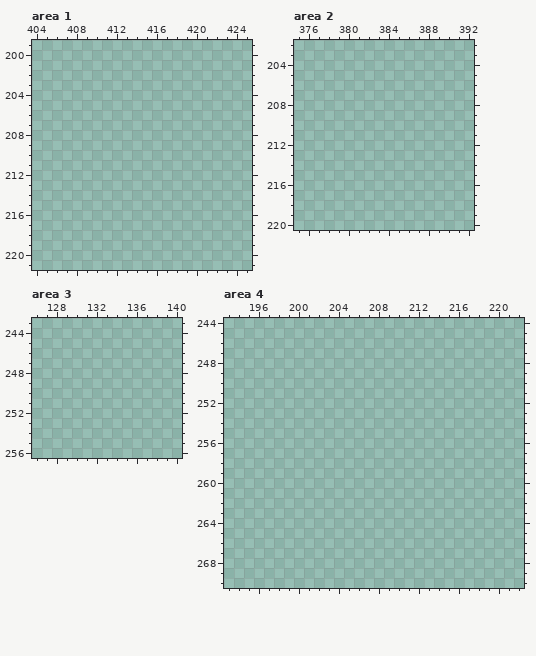
Two states of a pixel-art file, assets/spritesheet.aseprite. Above: the version before the commit.
800x400 pixels, 1 frame. Colours within 5 levels of each other are drawn and written as one. Shown: area 1: x 404..425, y 199..221; area 2: x 375..392, y 202..220; area 3: x 126..140, y 243..256; area 4: x 193..222, y 244..270. The commit also changed other parts of the picture, which this record leaves out.
New version:
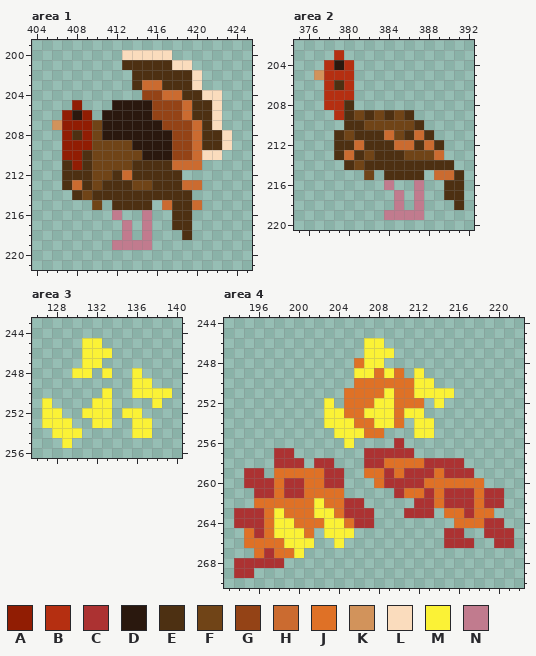
Palette (. is transparent): A #911d03  B #b52f11  C #ac3232  D #2a180e  E #4d3012  F #704417  G #944316  H #cb6b30  J #df7126  K #d2935b  L #fadcbd  M #fbf236  N #c17b8e
Diff:
Changed rows in their new state; - is an unchanged pixel.
Area 1, layer "Layer 6":
first column x 406:
200 -------LLLLL------
201 -------EEEEELL----
202 --------EEEEEEL---
203 --------EHHEEEL---
204 ---------GGHHEELL-
205 --A---DDDDGGGHEEL-
206 -ADA-DDDDDGGGHEEL-
207 KAAAFDDDDDDGGGHEL-
208 -AEAFDDDDDDDGGHEEL
209 -AAAFFFFDDDDGGHEEL
210 -AAEFFFFFDDDGGHLL-
211 -EAEFFFFEEEEHHH---
212 -EEEFFEHEEEEE-----
213 -EHEFEEEFFEEEHH---
214 --EFEEEEEEEEEE----
215 ----F-EEEE-HEEH---
216 ------N--N--EE----
217 -------N-N--EE----
218 -------N-N---E----
219 ------NNNN--------
Area 2, layer "Layer 6":
first column x 377:
203 --B------------
204 -BDB-----------
205 KBBB-----------
206 -BEB-----------
207 -BBB-----------
208 -BBE-----------
209 --BEFEFEFE-----
210 ---EEFFFFFE----
211 --EFEEEHFEHE---
212 --EEHEEEHHEHE--
213 --EHEFEEEFFFH--
214 ---EFEEEEEEEEE-
215 -----F-EEEE-HHE
216 -------N--N--EE
217 --------N-N--EE
218 --------N-N---E
219 -------NNNN----
Area 3, layer "Layer 6":
first column x 127:
245 ----MM-------
246 ----MMM------
247 ----MM-------
248 ---MM-M--M---
249 ---------MM--
250 ------M--MMMM
251 M----MM----M-
252 MM--MMM-MM---
253 MMM--MM--MM--
254 -MMM-----MM--
255 --M----------
Area 4, layer "Layer 6":
first column x 194:
246 -------------MM-------------
247 -------------MMM------------
248 ------------JMM-------------
249 ------------MMJMJ-M---------
250 ------------JJJJJJMM--------
251 -----------JJJJMJJMMMM------
252 ---------M-JJJMMJJJ-M-------
253 ---------MMJJMMMJMM---------
254 ---------MMMJJMMJ-MM--------
255 ----------MMMJJ---MM--------
256 -----------M----C-----------
257 ----CC-------CCCCC----------
258 ----CCC-CC---CCJJJJCCCC-----
259 -CC-JJJJJCC--JJCJCCCJCCC----
260 -CCCJCCJJCC---JCCCCJJJJJJ---
261 --CCJCCJJJJ-----CJJCJCCCJCC-
262 --JJJJJJMJJCC-----CCJCCCJCC-
263 CCCJMJJJMMJCCC---CCC-JJCJJ--
264 CCCJMMJJJMMJCC--------JJJCC-
265 -JCJMMMJ-MMM---------CC--CCC
266 -JJJJMMM--M----------CCC--CC
267 --JCJJM---------------------
268 CCCCC-----------------------
269 CC--------------------------
